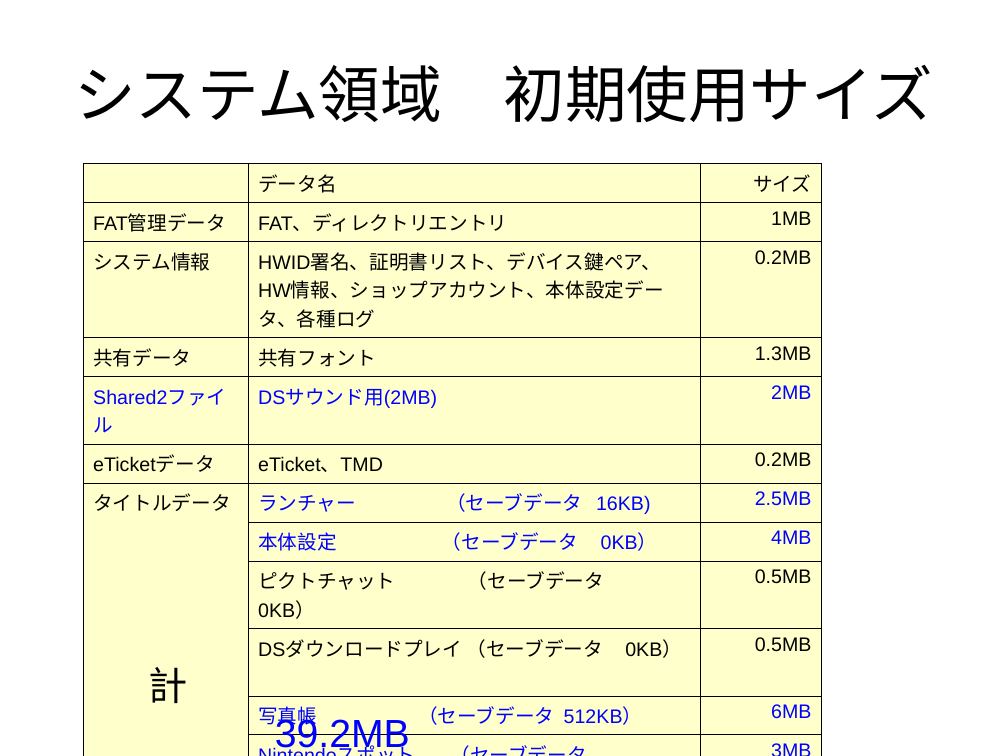
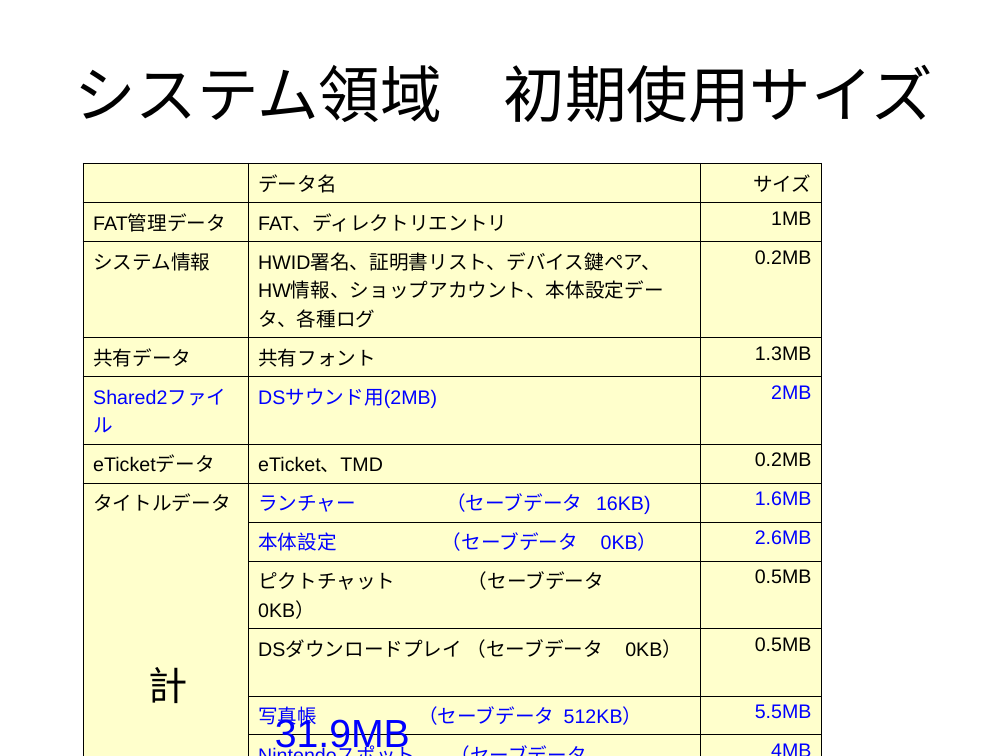
Before and after one commit to rvtr/TwlIPL, a slide deck: slide 5 of docs/NANDシステム領域.ppt. Drawn at 1008x756 pixels with LibreOffice and Linux fonts; fonts in the diff are those of the drawing. Boxes give left, top, right and bottom in pixels: in the first picture for what was removed or moved away, otherwise in the second. Text is boxed around its words. In the diff, an @@ line names an element or a change of style, - is before the commit and + after.

```diff
--- a/docs/NANDシステム領域.ppt
+++ b/docs/NANDシステム領域.ppt
@@ table at [84,163,822,733] @@
-row 7, column 3: 2.5MB
+row 7, column 3: 1.6MB
-row 8, column 3: 4MB
+row 8, column 3: 2.6MB
-row 11, column 3: 6MB
+row 11, column 3: 5.5MB
-row 12, column 3: 3MB
+row 12, column 3: 4MB
-row 13, column 3: 10MB
+row 13, column 3: 8MB
-row 14, column 2: DSサウンド （セーブデータ ??KB）
+row 14, column 2: DSサウンド （セーブデータ 512KB）
-row 14, column 3: 8MB
+row 14, column 3: 4.5MB
@@ text at [149,667,410,755]: text changed @@
-計 39.2MB
+計 31.9MB
```
Also in this commit, not shown: 2 other slides changed, 2 other files.
